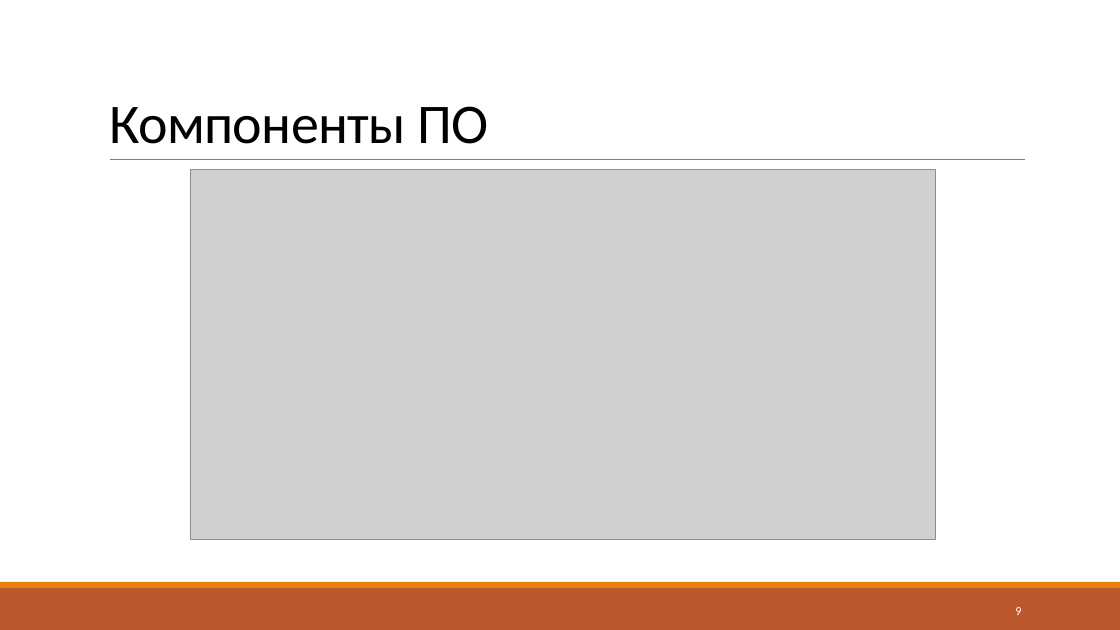
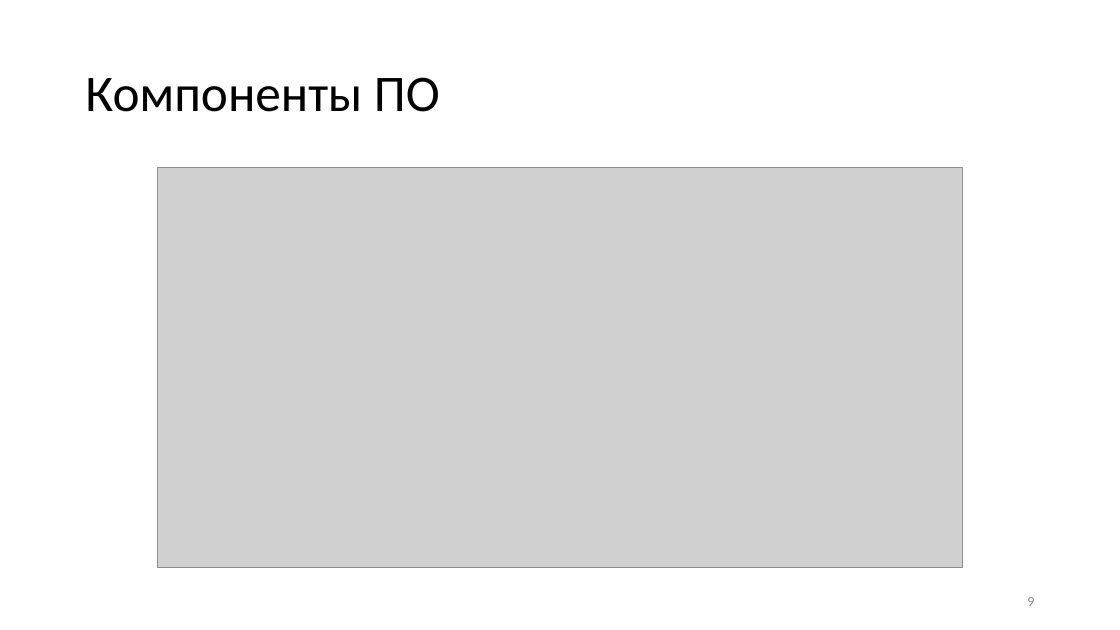
Before and after one commit to Yokud/DBCourseWork, a slide deck: slide 9 of docs/Presentation.pptx. Drawn at 1120x630 pixels with LibreOffice and Linux fonts; fonts in the diff are those of the drawing; grey boxes stand for pictures. Boxes give left, top, right and bottom in pixels: in the first picture for what was removed or moved away, otherwise in the second. Text is boxed around its words. In the diff, an @@ line names an element or a change of style, - is before the commit and + after.

```diff
--- a/docs/Presentation.pptx
+++ b/docs/Presentation.pptx
@@ title "Компоненты ПО": place and size @@
-title "Компоненты ПО" at [109,106,489,144]
+title "Компоненты ПО" at [85,77,440,112]
@@ title "Компоненты ПО" at [85,77,440,112]: size 48 to 44 pt, letter spacing -0.5 to 0 pt; line spacing 0.85 to 0.9; vertical alignment bottom to middle @@
@@ line removed from (110, 160) to (1026, 160) @@
@@ picture: place and size @@
-picture at [191,170,936,539]
+picture at [157,168,963,568]
@@ rectangle removed at [0,588,1120,630] @@
@@ rectangle removed at [0,582,1120,588] @@
@@ page number: place and size @@
-page number at [1015,607,1021,615]
+page number at [1027,597,1034,606]
@@ page number at [1027,597,1034,606]: size 10.5 to 12 pt, text colour #FFFFFF to #8C8C8C @@
```
Also in this commit, not shown: 16 other slides changed, 7 other files.
